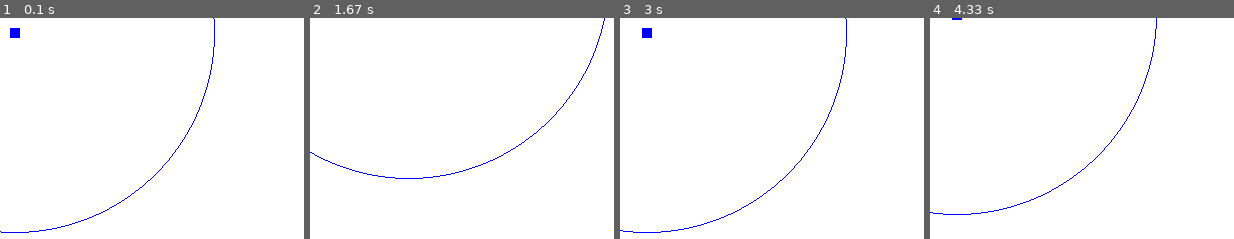
Above: before the commit, frames 1-4 (left to right).
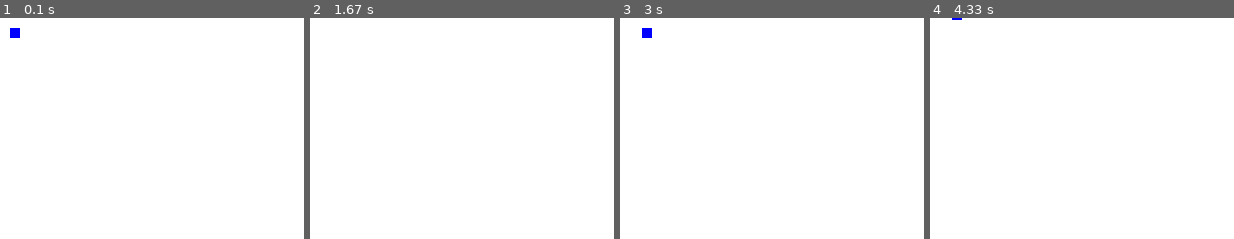
Above: after the commit, the same moments.

Repository: johannesbenjohannes/BlueSquer
Game: pygame game, started from main.py
The game is run twice, just before and just after one commit, with the same random seed, the same clock (stepped at 60 frames per second) and the same inputs.
Inputs:
- Up to frame 1 (0.1 s): no input
- Up to frame 2 (1.67 s): hold Right 0.33-0.8 s; hold Up 0.83-1.13 s
- Up to frame 3 (3 s): hold Down 2.23-2.53 s; hold Left 2.57-2.97 s
- Up to frame 4 (4.33 s): hold Up 3-3.37 s; hold Down from 4.07 s (still down)

The runs differ from the first frame. In frame 1, 0.5% of the frame differs, in the area x 0-71%, y 0-98%; in frame 2, 0.5%, in the area x 0-98%, y 0-73%; in frame 3, 0.5%; in frame 4, 0.5%.

Commit message:
added a bunch of shit

Diff:
--- a/main.py
+++ b/main.py
@@ -1,6 +1,8 @@
 import pygame
 import sys
-from math import sqrt
+import math as m
+import random as rd
+
 
 # --- 1. Initialisation ---
 pygame.init()
@@ -21,20 +23,27 @@
     HAUTEUR = 600
     rect_x = 10
     rect_y = 10
+    compteur = 0
 
     fenetre = pygame.display.set_mode((LARGEUR, HAUTEUR))
     pygame.display.set_caption("Premier projet pygame")
     fenetre.fill(WHITE)   # Fond blanc (RGB)
 
+    drawline = False
 
     # --- 2. Boucle principale ---
     while True:
+        compteur+=1
+        if compteur%120==0:
+            drawline = True
+
 
         # --- 3. Gestion des events ---
         for event in pygame.event.get():
             if event.type == pygame.QUIT:
                 pygame.quit()
                 sys.exit()
+
         touches = pygame.key.get_pressed()
         if touches[pygame.K_LEFT] and touches[pygame.K_DOWN]:
             rect_x -= speed/2
@@ -61,10 +70,21 @@
 
 
 
+
+
         # --- Mise a jour de l'affichage ---
         fenetre.fill(WHITE)
         pygame.draw.rect( fenetre, BLUE ,(rect_x, rect_y, 10, 10))
-        pygame.draw.circle(fenetre, BLUE,(rect_x+5, rect_y+5,), 200,1)
+        pygame.draw.circle(fenetre, WHITE,(rect_x+5, rect_y+5,), 200,1)
+
+        if drawline:
+            rdTheta= rd.uniform(0, 2*m.pi)
+            attack_x = rect_x+200*m.cos(rdTheta)
+            attack_y = rect_y+200*m.sin(rdTheta)
+            pygame.draw.line(fenetre, RED,(attack_x, attack_y),(rect_x+5, rect_y+5),5)
+
+            drawline = False
+
         pygame.display.flip()           # Rafraichissement de l'ecran
         clock.tick(60)                # Limite a 60 images par seconde
 
